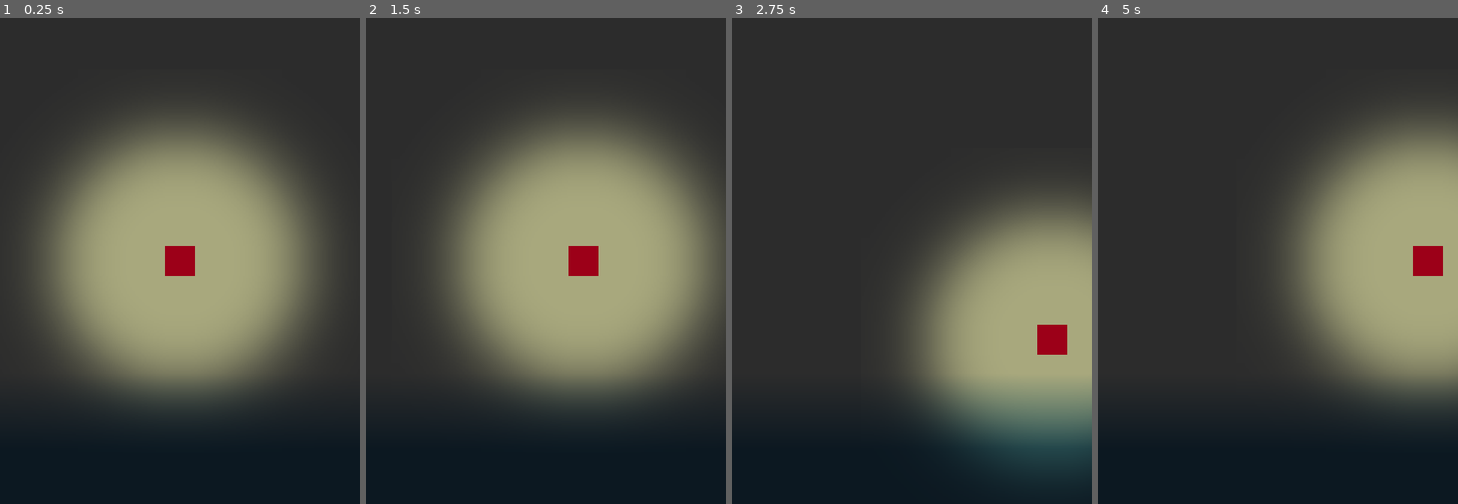
Above: before the commit, frames 1-4 (left to right).
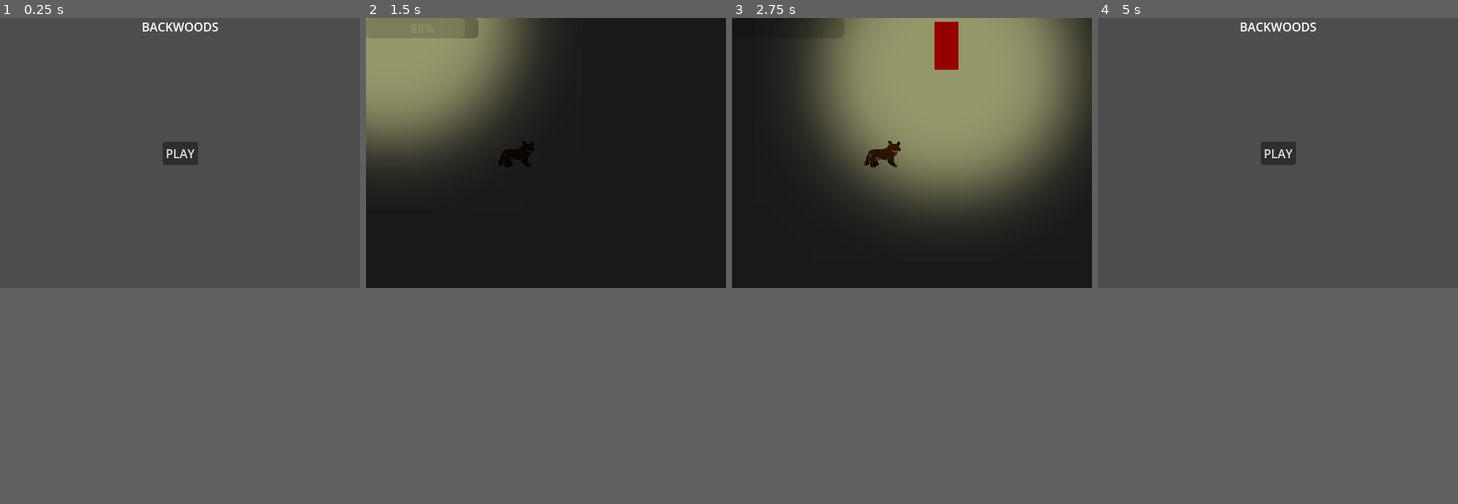
Above: after the commit, the same moments.

Repository: Observer-Hubert/BackWoods
Game: Godot game, scene res://Scenes/main.tscn
Same seed, same stepped clock (60 frames per second), same inputs: the game is played once before the commit and once after it. The engine's default icon, where the game draws it, is replaced by a stand-in: a white triangle on a blue panel in a dark square.
Inputs (mouse positions are in pixels of both pictures, inside the frame that each line leads up to):
- Up to frame 1 (0.25 s): no input
- Up to frame 2 (1.5 s): click (546, 261) at 0.5 s, where only the run after the commit has a clickable "PLAY"; tap Enter at 1.25 s; hold D (Right) from 1.28 s (still down); hold Shift (Sprint, bound only after the commit) from 1.28 s (still down)
- Up to frame 3 (2.75 s): release D (Right) at 2.03 s; release Shift (Sprint, bound only after the commit) at 2.03 s; hold S (Down) from 2.03 s (still down); tap Shift (Sprint, bound only after the commit) at 2.1 s
- Up to frame 4 (5 s): release S (Down) at 2.78 s; hold D (Right) 2.78-3.53 s; hold Shift (Sprint, bound only after the commit) 2.78-3.53 s; hold W (Up) 3.53-4.28 s; tap Shift (Sprint, bound only after the commit) at 3.6 s; hold A (Left) from 4.28 s (still down); hold Shift (Sprint, bound only after the commit) from 4.28 s (still down); tap Escape (Pause, bound only after the commit) at 4.9 s
In our replay, the window is 480x648 before the commit and 480x360 after it. These sizes can differ from the game's own. Grey fills any space a smaller window leaves; there, only what the larger window draws over its background counts as a difference.

The runs differ from the first frame. In frame 1, 69% of the frame differs, in the area x 0-100%, y 0-82%; in frame 2, 64%; in frame 3, 59%; in frame 4, 72%.

Commit message:
Structure added
There is structure with a main menu that can load and unload scenes as needed

Diff:
--- /dev/null
+++ b/Scenes/forest_scene.tscn
@@ -0,0 +1,40 @@
+[gd_scene load_steps=6 format=3 uid="uid://dvdp5h3m6sqd"]
+
+[ext_resource type="Texture2D" uid="uid://ctcscugeb8bvx" path="res://Assets/Sprites/icon.svg" id="1_nxtgi"]
+[ext_resource type="Texture2D" uid="uid://sffeeyccwv1a" path="res://Assets/Sprites/FoxStand.png" id="2_6k3c4"]
+[ext_resource type="PackedScene" uid="uid://b51t1d6nj1g15" path="res://Scenes/player.tscn" id="3_0183s"]
+[ext_resource type="Script" path="res://Scripts/default_camera.gd" id="4_g7o1g"]
+
+[sub_resource type="RectangleShape2D" id="RectangleShape2D_hm7ag"]
+size = Vector2(50, 18)
+
+[node name="Forest_Scene" type="Node2D"]
+y_sort_enabled = true
+
+[node name="CanvasModulate" type="CanvasModulate" parent="."]
+color = Color(0.099986, 0.099986, 0.099986, 1)
+
+[node name="BG" type="Sprite2D" parent="."]
+z_index = -1
+position = Vector2(-196, 260)
+scale = Vector2(100, 100)
+texture = ExtResource("1_nxtgi")
+
+[node name="Fox" type="StaticBody2D" parent="."]
+position = Vector2(200, 200)
+
+[node name="FoxSprite" type="Sprite2D" parent="Fox"]
+texture_filter = 1
+texture_repeat = 1
+position = Vector2(0, -18)
+texture = ExtResource("2_6k3c4")
+
+[node name="FoxCollider" type="CollisionShape2D" parent="Fox"]
+z_as_relative = false
+position = Vector2(0, -8)
+shape = SubResource("RectangleShape2D_hm7ag")
+
+[node name="Player" parent="." instance=ExtResource("3_0183s")]
+
+[node name="Camera" type="Camera2D" parent="."]
+script = ExtResource("4_g7o1g")
--- /dev/null
+++ b/Scenes/forest_scene_ui.tscn
@@ -0,0 +1,16 @@
+[gd_scene load_steps=2 format=3 uid="uid://c0bqo6wnxwu6h"]
+
+[ext_resource type="Script" path="res://Scripts/stamina_bar.gd" id="1_0au6h"]
+
+[node name="Forest_Scene_UI" type="Control"]
+layout_mode = 3
+anchors_preset = 0
+offset_right = 40.0
+offset_bottom = 40.0
+
+[node name="StaminaBar" type="ProgressBar" parent="."]
+layout_mode = 1
+offset_right = 150.0
+offset_bottom = 27.0
+value = 100.0
+script = ExtResource("1_0au6h")
--- a/Scenes/main.tscn
+++ b/Scenes/main.tscn
@@ -1,18 +1,26 @@
 [gd_scene load_steps=3 format=3 uid="uid://ck6f1ixu2e14m"]
 
-[ext_resource type="Texture2D" uid="uid://ctcscugeb8bvx" path="res://Assets/Sprites/icon.svg" id="1_nj5qn"]
-[ext_resource type="PackedScene" uid="uid://b51t1d6nj1g15" path="res://Scenes/player.tscn" id="2_a5o02"]
+[ext_resource type="Script" path="res://Scripts/main.gd" id="1_6tb2e"]
+[ext_resource type="PackedScene" uid="uid://17tjoyebqqsn" path="res://Scenes/main_menu.tscn" id="2_wpvoy"]
 
-[node name="Main" type="Node2D"]
+[node name="Main" type="Control"]
+layout_mode = 3
+anchors_preset = 15
+anchor_right = 1.0
+anchor_bottom = 1.0
+grow_horizontal = 2
+grow_vertical = 2
+script = ExtResource("1_6tb2e")
 
-[node name="CanvasModulate" type="CanvasModulate" parent="."]
-color = Color(0, 0, 0, 1)
+[node name="Main_2D" type="Node2D" parent="."]
 
-[node name="Sprite2D" type="Sprite2D" parent="."]
-scale = Vector2(100, 100)
-texture = ExtResource("1_nj5qn")
+[node name="Main_UI" type="Control" parent="."]
+layout_mode = 1
+anchors_preset = 15
+anchor_right = 1.0
+anchor_bottom = 1.0
+grow_horizontal = 2
+grow_vertical = 2
 
-[node name="Camera" type="Camera2D" parent="."]
-
-[node name="Player" parent="." instance=ExtResource("2_a5o02")]
-YSPEED = 150
+[node name="Main_Menu" parent="Main_UI" instance=ExtResource("2_wpvoy")]
+layout_mode = 1
--- /dev/null
+++ b/Scenes/main_menu.tscn
@@ -0,0 +1,35 @@
+[gd_scene format=3 uid="uid://17tjoyebqqsn"]
+
+[node name="Main_Menu" type="Control"]
+layout_mode = 3
+anchors_preset = 15
+anchor_right = 1.0
+anchor_bottom = 1.0
+grow_horizontal = 2
+grow_vertical = 2
+
+[node name="Title" type="Label" parent="."]
+layout_mode = 1
+anchors_preset = 5
+anchor_left = 0.5
+anchor_right = 0.5
+offset_left = -51.5
+offset_right = 51.5
+offset_bottom = 23.0
+grow_horizontal = 2
+text = "BACKWOODS"
+
+[node name="Button" type="Button" parent="."]
+layout_mode = 1
+anchors_preset = 8
+anchor_left = 0.5
+anchor_top = 0.5
+anchor_right = 0.5
+anchor_bottom = 0.5
+offset_left = -4.0
+offset_top = -4.0
+offset_right = 4.0
+offset_bottom = 4.0
+grow_horizontal = 2
+grow_vertical = 2
+text = "PLAY"
--- a/Scenes/player.tscn
+++ b/Scenes/player.tscn
@@ -1,30 +1,27 @@
-[gd_scene load_steps=3 format=3 uid="uid://b51t1d6nj1g15"]
+[gd_scene load_steps=5 format=3 uid="uid://b51t1d6nj1g15"]
 
-[ext_resource type="Script" path="res://Scripts/node_2d.gd" id="1_nn5yy"]
+[ext_resource type="Script" path="res://Scripts/player_controller.gd" id="1_nn5yy"]
 [ext_resource type="Texture2D" uid="uid://bq2sbp2yttsls" path="res://Assets/Sprites/light.png" id="2_u7nt6"]
+[ext_resource type="Texture2D" uid="uid://6kewcgrkf4is" path="res://Assets/Sprites/32x64standin.png" id="3_hfy7n"]
 
-[node name="Player" type="Node2D"]
+[sub_resource type="RectangleShape2D" id="RectangleShape2D_jssvv"]
+size = Vector2(32, 24)
+
+[node name="Player" type="CharacterBody2D"]
+motion_mode = 1
 script = ExtResource("1_nn5yy")
 
-[node name="ColorRect" type="ColorRect" parent="."]
-anchors_preset = 8
-anchor_left = 0.5
-anchor_top = 0.5
-anchor_right = 0.5
-anchor_bottom = 0.5
-offset_left = -20.0
-offset_top = -20.0
-offset_right = 20.0
-offset_bottom = 20.0
-grow_horizontal = 2
-grow_vertical = 2
-color = Color(0.927449, 0, 0.194407, 1)
-
-[node name="DirectionalLight2D" type="DirectionalLight2D" parent="."]
-color = Color(0.172833, 0.172833, 0.172833, 1)
-
 [node name="PointLight2D" type="PointLight2D" parent="."]
+texture_filter = 1
 scale = Vector2(2, 2)
 color = Color(1, 1, 0.654902, 1)
 energy = 0.5
 texture = ExtResource("2_u7nt6")
+
+[node name="PlayerSprite" type="Sprite2D" parent="."]
+position = Vector2(0, -32)
+texture = ExtResource("3_hfy7n")
+
+[node name="PlayerCollider" type="CollisionShape2D" parent="."]
+position = Vector2(0, -12)
+shape = SubResource("RectangleShape2D_jssvv")
--- /dev/null
+++ b/Scripts/bus.gd
@@ -0,0 +1,6 @@
+extends Node
+
+signal stamina_updated
+
+func stamina_update(newValue):
+	stamina_updated.emit(newValue)
--- /dev/null
+++ b/Scripts/default_camera.gd
@@ -0,0 +1,6 @@
+extends Camera2D
+
+
+# Called when the node enters the scene tree for the first time.
+func _ready():
+	position = get_viewport().size/2
--- /dev/null
+++ b/Scripts/main.gd
@@ -0,0 +1,30 @@
+extends Control
+
+@onready var main_2d = $Main_2D
+@onready var main_ui = $Main_UI
+@onready var main_menu = $Main_UI/Main_Menu
+
+
+var currentScene: Node2D
+var currentUI: Control
+
+func _ready():
+	main_menu.find_child("Button").pressed.connect(_loadScene)
+
+func _input(event):
+	if Input.is_action_just_pressed("Pause"):
+		_unloadScene()
+
+func _loadScene(scene = "forest_scene", ui = "forest_scene_ui"):
+	var loadedScene: PackedScene = load("res://Scenes/" + scene + ".tscn")
+	currentScene = loadedScene.instantiate()
+	main_2d.add_child(currentScene)
+	var loadedUI: PackedScene = load("res://Scenes/" + ui + ".tscn")
+	currentUI = loadedUI.instantiate()
+	main_ui.add_child(currentUI)
+	main_menu.visible = false
+
+func _unloadScene():
+	currentScene.queue_free()
+	currentUI.queue_free()
+	main_menu.visible = true
--- a/Scripts/node_2d.gd
+++ /dev/null
@@ -1,8 +0,0 @@
-extends Node2D
-
-@export var XSPEED = 250
-@export var YSPEED = 100
-
-func _process(delta):
-	position.x += Input.get_axis("Left", "Right") * XSPEED * delta
-	position.y += Input.get_axis("Up", "Down") * YSPEED * delta
--- /dev/null
+++ b/Scripts/player_controller.gd
@@ -0,0 +1,28 @@
+extends CharacterBody2D
+
+const SPEED: float = 150.0
+const YSPEEDMOD: float = 0.75
+const SPRINTSPEEDMOD: float = 2.5
+const ACCEL: float = 25.0
+const STAMMAX: float = 100.0
+const SPRINTSTAMCOST: float = 1.0
+const STAMREGEN: float = 2.0
+
+var stamina: float = STAMMAX
+var exhausted: bool = false
+
+func _physics_process(_delta):
+	var baseVect = Input.get_vector("Left","Right","Up","Down")
+	var desiredVel = baseVect * Vector2(SPEED, SPEED * YSPEEDMOD)
+	if Input.is_action_pressed("Sprint") and exhausted == false:
+		desiredVel *= SPRINTSPEEDMOD
+		stamina -= SPRINTSTAMCOST
+		if stamina <= 0:
+			exhausted = true
+	elif stamina < STAMMAX:
+		stamina += STAMREGEN
+	else:
+		exhausted = false
+	Bus.stamina_update(stamina)
+	velocity = velocity.move_toward(desiredVel, ACCEL)
+	move_and_slide()
--- /dev/null
+++ b/Scripts/stamina_bar.gd
@@ -0,0 +1,7 @@
+extends ProgressBar
+
+func _update_Value(newValue):
+	value = newValue
+
+func _ready():
+	Bus.stamina_updated.connect(_update_Value)
--- a/project.godot
+++ b/project.godot
@@ -15,9 +15,15 @@
 config/features=PackedStringArray("4.3", "GL Compatibility")
 config/icon="res://Assets/Sprites/icon.svg"
 
+[autoload]
+
+Bus="*res://Scripts/bus.gd"
+
 [display]
 
 window/size/viewport_width=480
+window/size/viewport_height=360
+window/stretch/mode="viewport"
 
 [input]
 
@@ -41,6 +47,16 @@
 "events": [Object(InputEventKey,"resource_local_to_scene":false,"resource_name":"","device":-1,"window_id":0,"alt_press …(192 unchanged characters)…
 ]
 }
+Sprint={
+"deadzone": 0.5,
+"events": [Object(InputEventKey,"resource_local_to_scene":false,"resource_name":"","device":-1,"window_id":0,"alt_pressed":false,"shift_pressed":false,"ctrl_pressed":false,"meta_pressed":false,"pressed":false,"keycode":0,"physical_keycode":4194325,"key_label":0,"unicode":0,"location":0,"echo":false,"script":null)
+]
+}
+Pause={
+"deadzone": 0.5,
+"events": [Object(InputEventKey,"resource_local_to_scene":false,"resource_name":"","device":-1,"window_id":0,"alt_pressed":false,"shift_pressed":false,"ctrl_pressed":false,"meta_pressed":false,"pressed":false,"keycode":0,"physical_keycode":4194305,"key_label":0,"unicode":0,"location":0,"echo":false,"script":null)
+]
+}
 
 [rendering]
 
Binary file added: Assets/Sprites/32x64standin.png
Not shown, added: Assets/Sprites/32x64standin.png.import
Binary file added: Assets/Sprites/FoxStand.png
Not shown, added: Assets/Sprites/FoxStand.png.import
